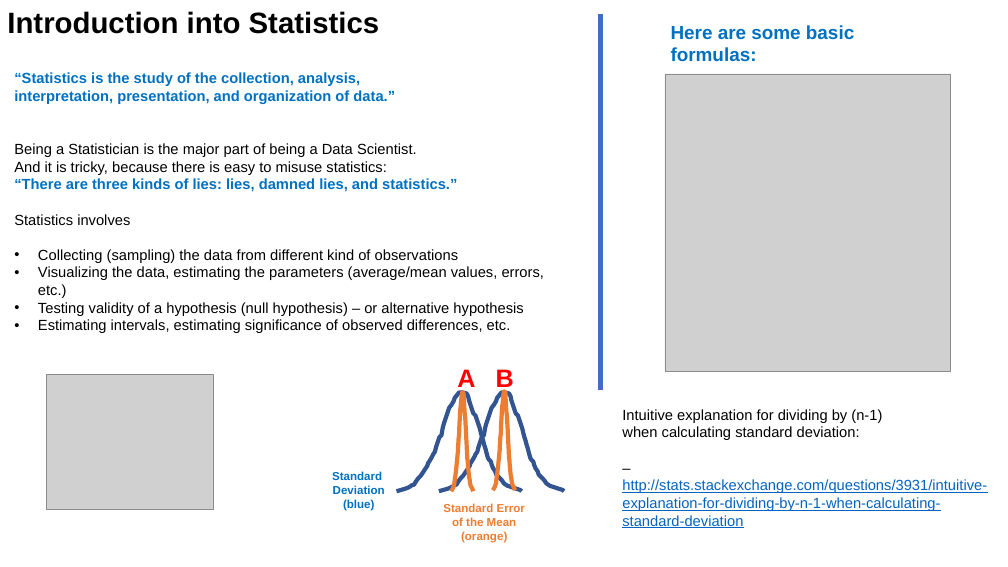
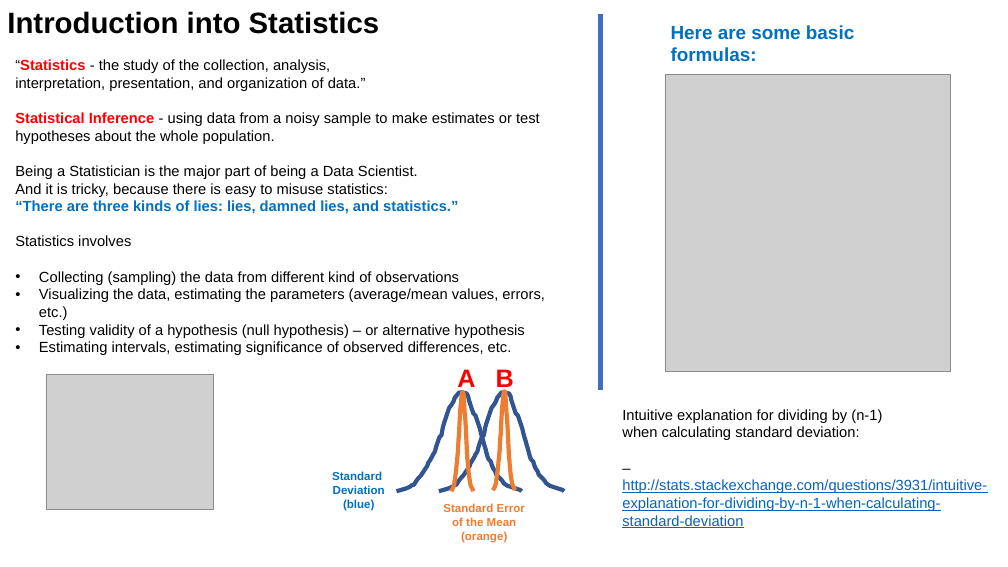
Before and after one commit to lselector/ml_ai_doc, a slide deck: slide 1 of statistics_04_sampling_errors.pptx. Drawn at 1008x567 pixels with LibreOffice and Linux fonts; fonts in the diff are those of the drawing; grey boxes stand for pictures. Boxes give left, top, right and bottom in pixels: in the first picture for what was removed or moved away, otherwise in the second. Text is boxed around its words. In the diff, an @@ line names an element or a change of style, - is before the commit and + after.

```diff
--- a/statistics_04_sampling_errors.pptx
+++ b/statistics_04_sampling_errors.pptx
@@ text "“Statistics - the study of ..." moved from (x1=14, y1=72, x2=544, y2=333) to (x1=15, y1=59, x2=544, y2=355) @@
@@ text at (x1=15, y1=59, x2=330, y2=73): text changed; text colour #0070C0 to #000000; bold off @@
-“Statistics is the study of the collection, analysis,
+“Statistics - the study of the collection, analysis,
@@ text at (x1=15, y1=77, x2=366, y2=91): text colour #0070C0 to #000000, bold off in "interpretation, presentation, and organization of data.”" @@
@@ text at (x1=15, y1=112, x2=540, y2=144): paragraph added @@
+Statistical Inference - using data from a noisy sample to make estimates or test hypotheses about the whole population.
```
Also in this commit, not shown: 1 other slide changed.
